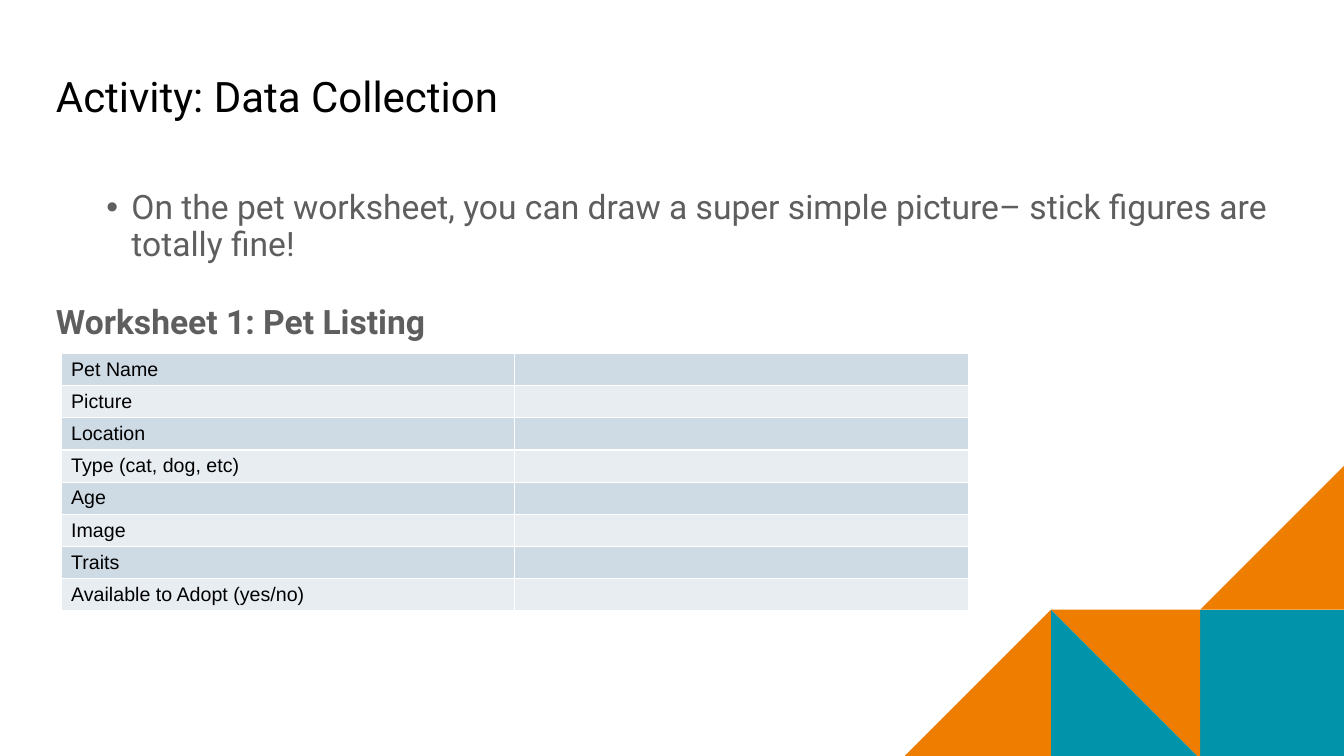
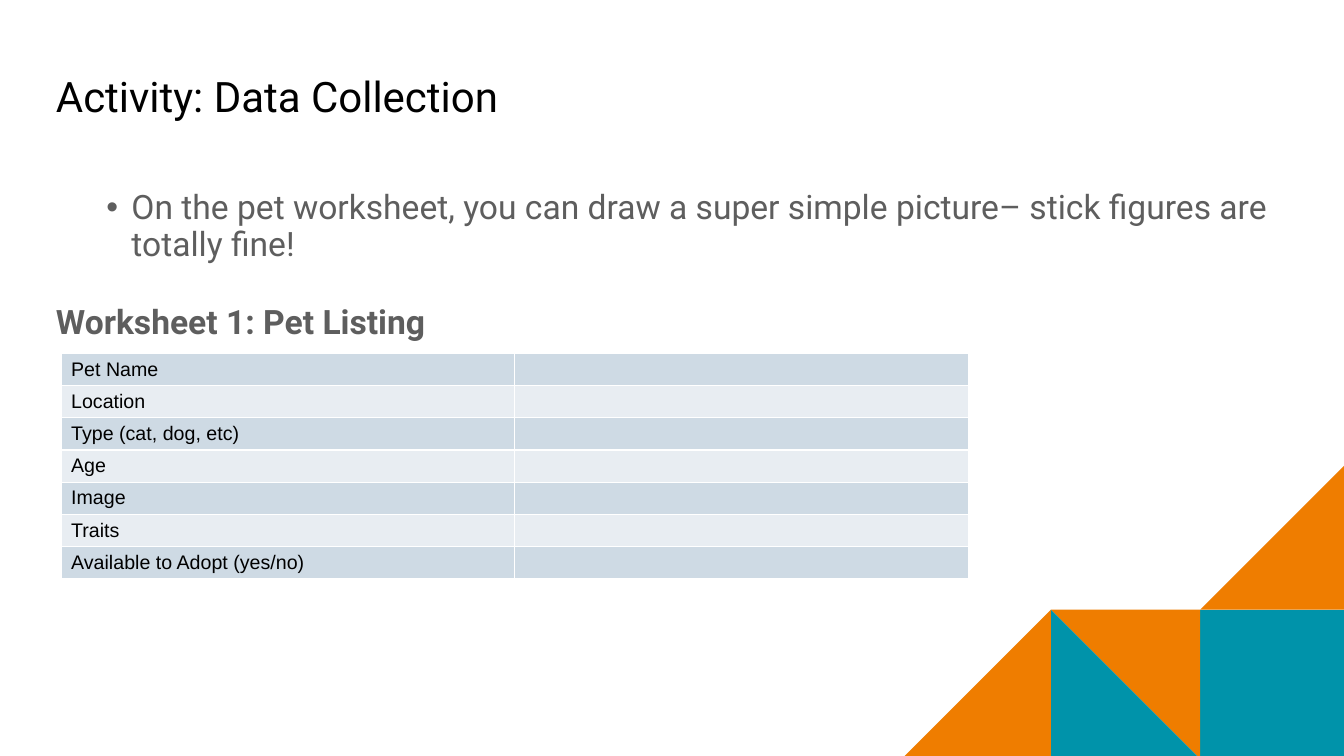
Before and after one commit to mr-eggleton/web-lit-core, a slide deck: slide 6 of final ppt/10-web-builders.pptx (slide 5 before the commit). Drawn at 1344x756 pixels with LibreOffice and Linux fonts; fonts in the diff are those of the drawing; background and template pictures are left out. Boxes give left, top, right and bottom in pixels: in the first picture for what was removed or moved away, otherwise in the second. Text is boxed around its words. In the diff, an @@ line names an element or a change of style, - is before the commit and + after.

```diff
--- a/final ppt/10-web-builders.pptx
+++ b/final ppt/10-web-builders.pptx
@@ table at (x1=62, y1=354, x2=969, y2=644) @@
-row 2: Picture | 
```
Also in this commit, not shown: 6 other slides changed, 2 slides added, 1 slide removed, 17 other files.
